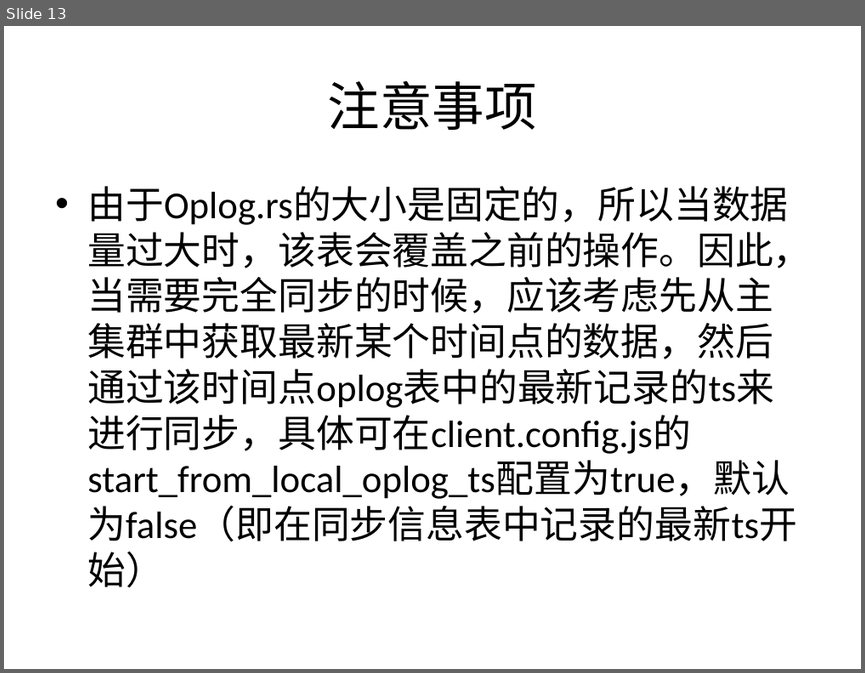
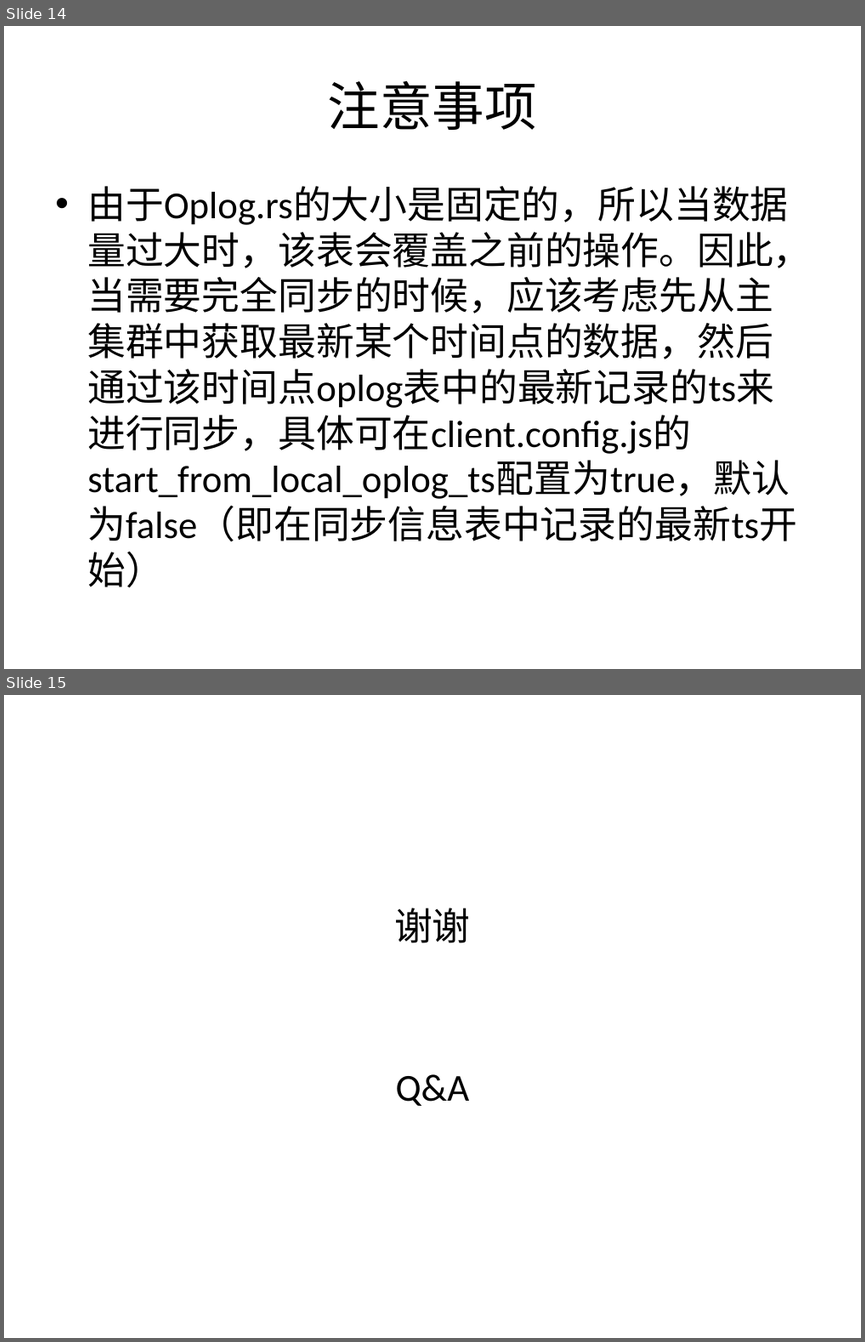
Before and after one commit to samoin/sync-mongodb-clusters, a slide deck: nodejs sync mongodb-cluster.pptx. Shown one above the other, each under a label of ours: slide 13 before the commit, slides 14 and 15 after it. The pictures are 865x673 and 865x1342 pixels, drawn with LibreOffice and Linux fonts; fonts in the diff are those of the drawing; background and template pictures are left out. Boxes give left, top, right and bottom in pixels: in the first picture for what was removed or moved away, otherwise in the second. Text is boxed around its words. In the diff, an @@ line names an element or a change of style, - is before the commit and + after.

```diff
--- a/nodejs sync mongodb-cluster.pptx
+++ b/nodejs sync mongodb-cluster.pptx
@@ slide 15 added at (4, 695, 861, 1338), background picture (left out) @@
@@ text added at (394, 907, 471, 1106), 32 pt, text #000000 @@
+谢谢
+Q&A
@@ what was slide 13 is now slide 14 @@
```
Also in this commit, not shown: 4 slides changed, 1 other slide added, 5 other files.
